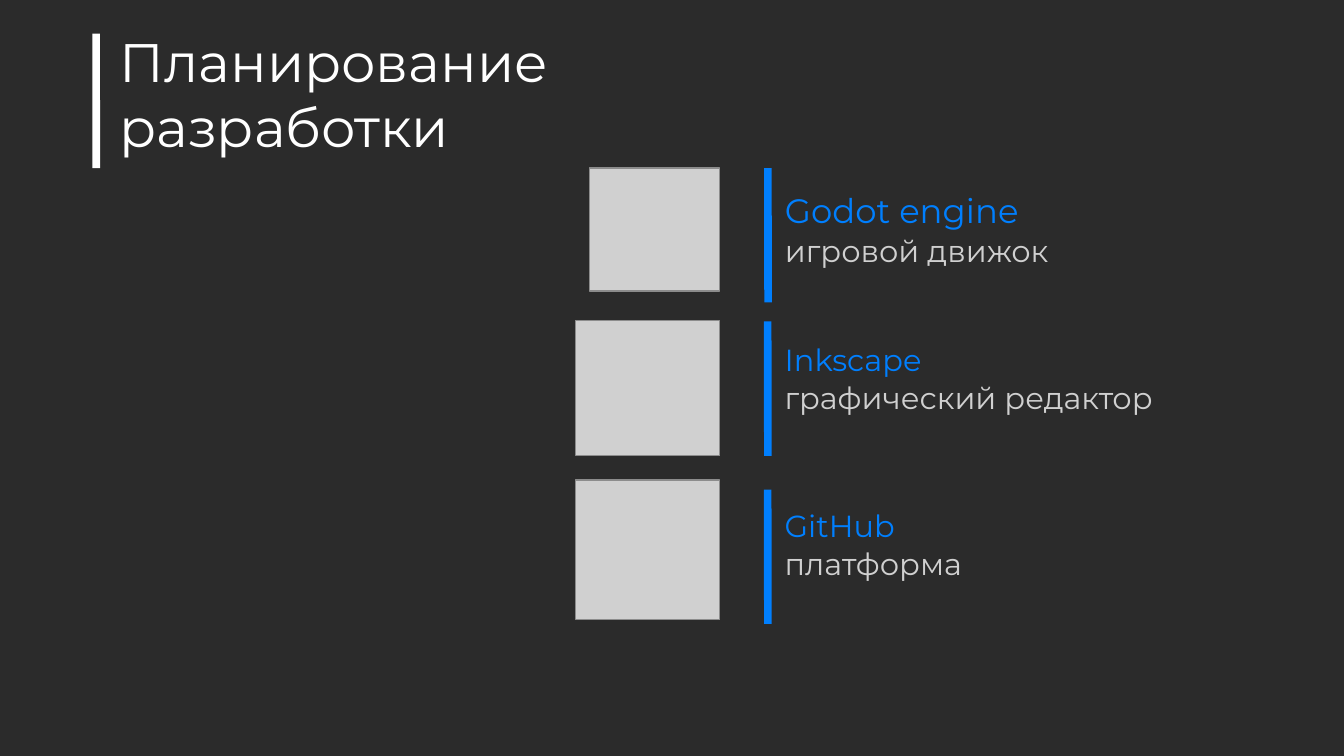
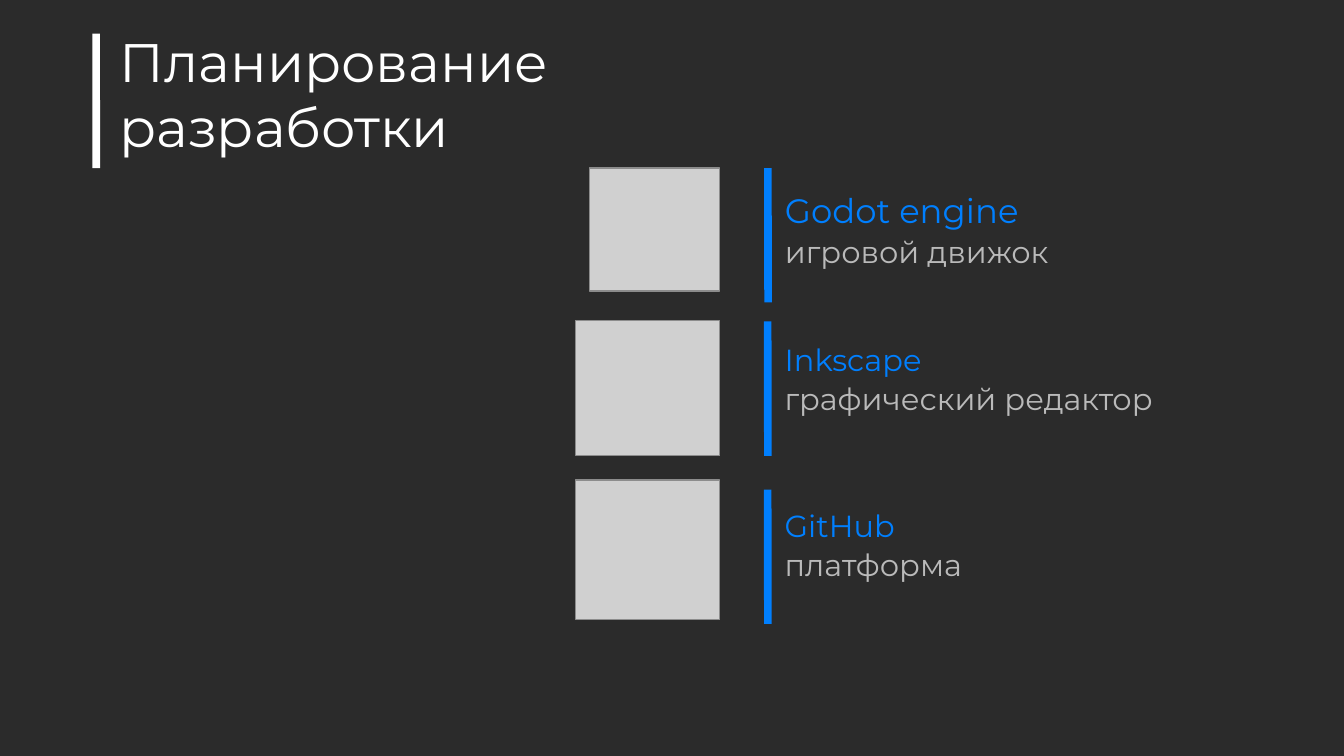
Before and after one commit to BendySonic/lampotory, a slide deck: slide 7 of documentation/22_01/Презентация (сложный-97).ppt. Drawn at 1344x756 pixels with LibreOffice and Linux fonts; fonts in the diff are those of the drawing; grey boxes stand for pictures; background and template pictures are left out; a plain dark background stands for a picture behind light text. Boxes give left, top, right and bottom in pixels: in the first picture for what was removed or moved away, otherwise in the second. Text is boxed around its words. In the diff, an @@ line names an element or a change of style, - is before the commit and + after.

```diff
--- a/documentation/22_01/Презентация (сложный-97).ppt
+++ b/documentation/22_01/Презентация (сложный-97).ppt
@@ text "Godot engine" at (785, 198, 1048, 269): text colour #D0D0D0 to #BABABA in "игровой движок" @@
@@ text "Inkscape" at (785, 348, 1152, 416): text colour #D0D0D0 to #BABABA in "графический редактор" @@
@@ text "GitHub" at (785, 514, 962, 582): text colour #D0D0D0 to #BABABA in "платформа" @@
```
Also in this commit, not shown: 3 other slides changed, 1 slide added, 1 slide removed, 3 other files.
